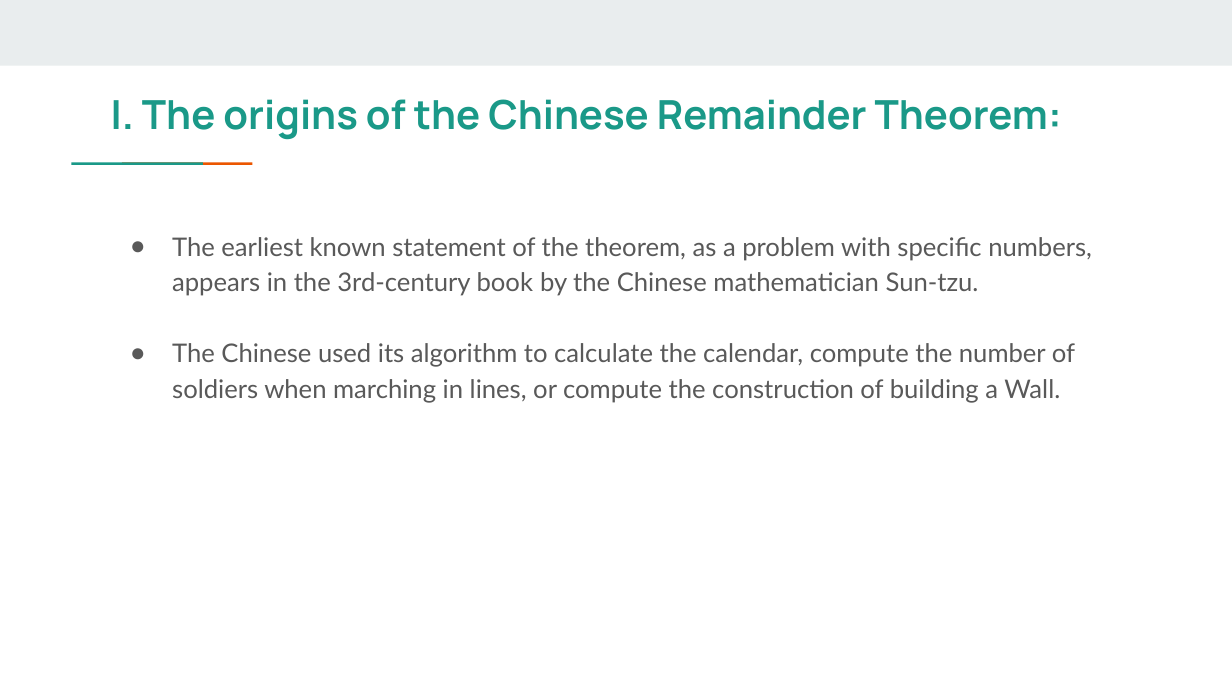
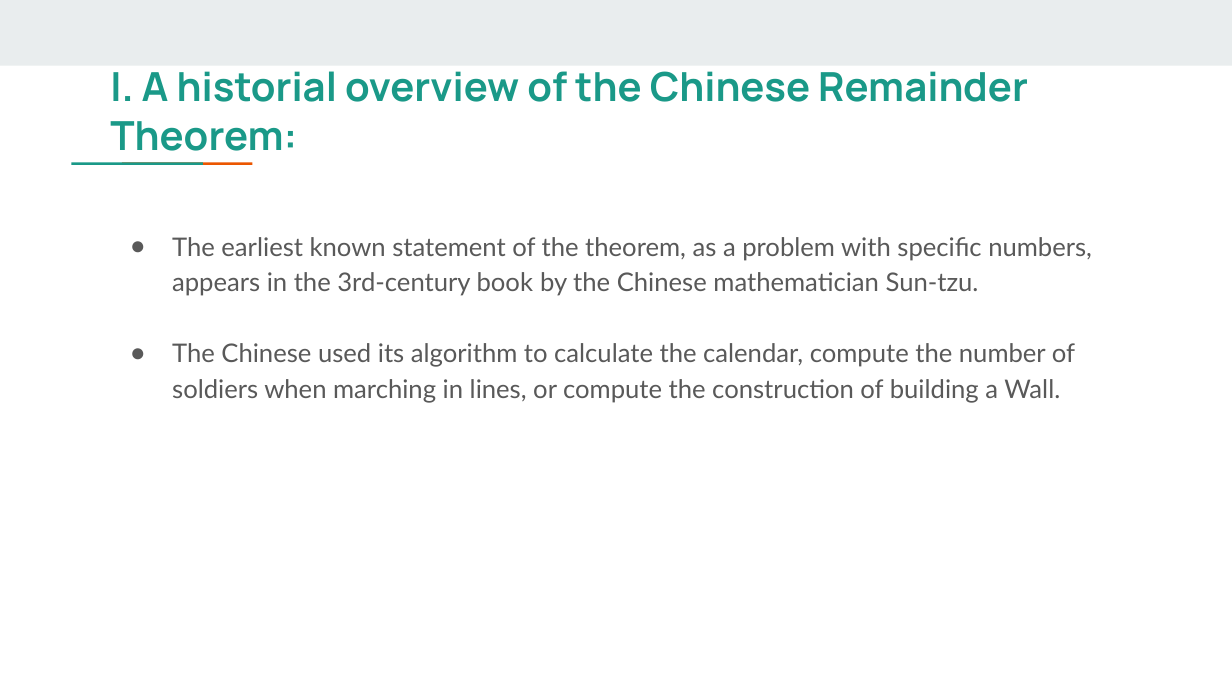
Before and after one commit to hungvm2/advanced_english_ds, a slide deck: slide 5 of Presentation slide (1).pptx. Drawn at 1232x693 pixels with LibreOffice and Linux fonts; fonts in the diff are those of the drawing. Boxes give left, top, right and bottom in pixels: in the first picture for what was removed or moved away, otherwise in the second. Text is boxed around its words. In the diff, an @@ line names an element or a change of style, - is before the commit and + after.

```diff
--- a/Presentation slide (1).pptx
+++ b/Presentation slide (1).pptx
@@ title at (110,71,1028,151): text changed @@
-I. The origins of the Chinese Remainder Theorem:
+I. A historial overview of the Chinese Remainder Theorem:
```
Also in this commit, not shown: 3 other slides changed, 1 slide added.
